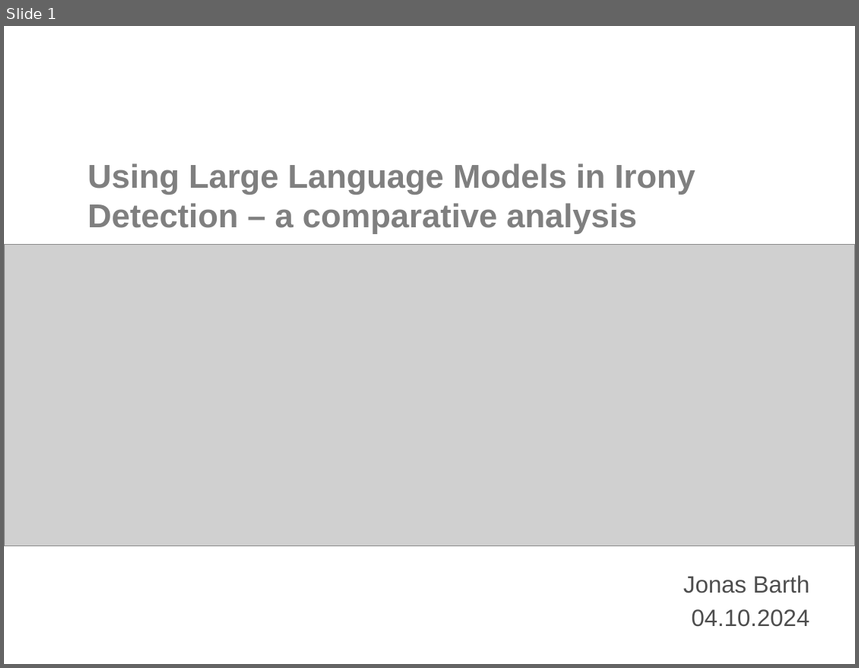
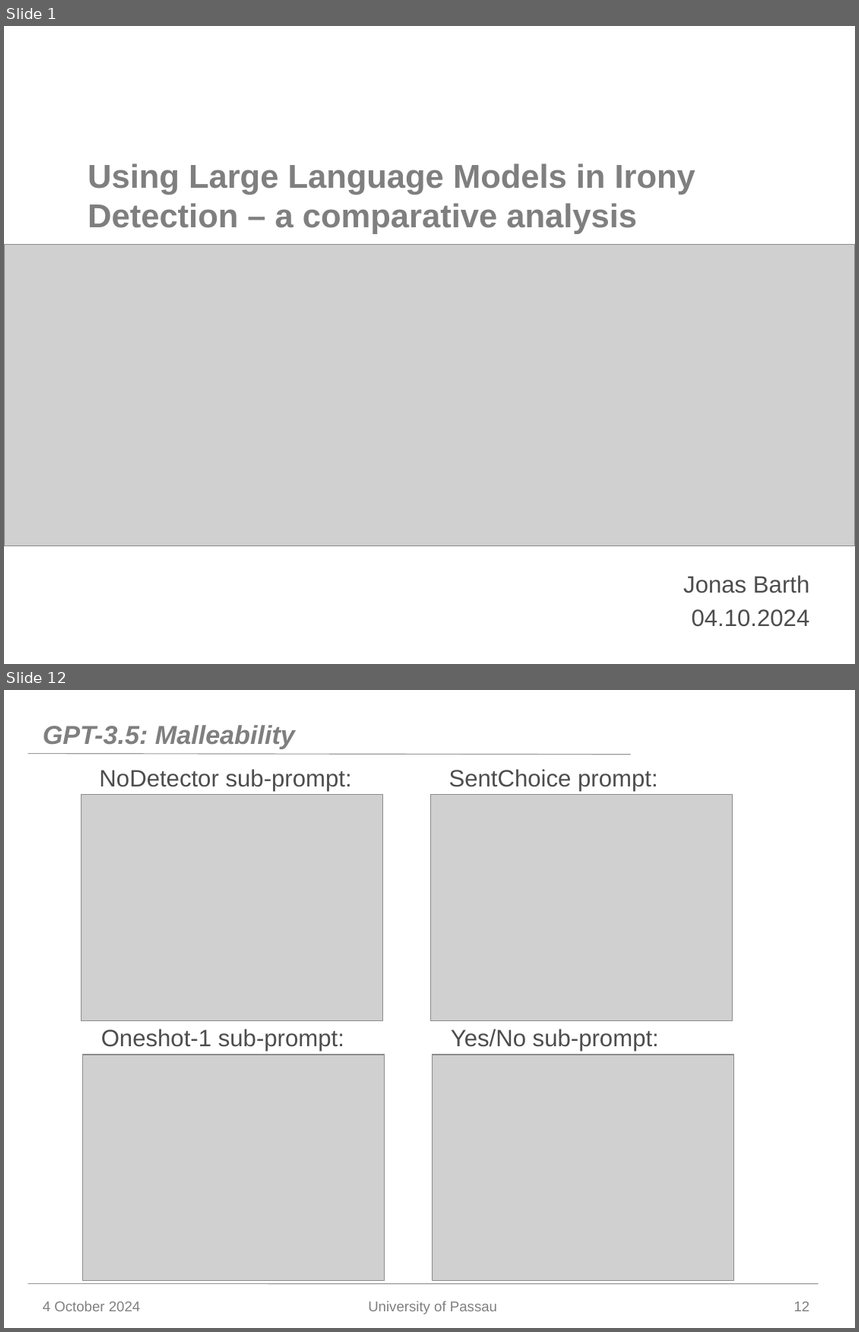
Before and after one commit to Jonas-Barth/bachelor, a slide deck: Writing/Präsentation.pptx. Shown one above the other, each under a label of ours: slide 1 before the commit, slides 1 and 12 after it; the slides between them are not shown. The pictures are 859x668 and 859x1332 pixels, drawn with LibreOffice and Linux fonts; fonts in the diff are those of the drawing; grey boxes stand for pictures; background and template pictures are left out. Boxes give left, top, right and bottom in pixels: in the first picture for what was removed or moved away, otherwise in the second. Text is boxed around its words. In the diff, an @@ line names an element or a change of style, - is before the commit and + after.

```diff
--- a/Writing/Präsentation.pptx
+++ b/Writing/Präsentation.pptx
@@ slide 12 added at box(4, 690, 855, 1328), background #FFFFFF @@
@@ title added at box(43, 725, 295, 749), 22 pt, text #7F7F7F, bold, italic @@
+GPT-3.5: Malleability
@@ line added from (28, 754) to (630, 755), #999F9E 0.75 pt @@
@@ text added at box(99, 769, 352, 791), 20 pt, text #4D4D4D @@
+NoDetector sub-prompt:
@@ text added at box(449, 769, 658, 791), 20 pt, text #4D4D4D @@
+SentChoice prompt:
@@ picture added at box(82, 795, 384, 1021) @@
@@ picture added at box(430, 795, 733, 1021) @@
@@ text added at box(101, 1029, 344, 1051), 20 pt, text #4D4D4D @@
+Oneshot-1 sub-prompt:
@@ text added at box(451, 1029, 659, 1051), 20 pt, text #4D4D4D @@
+Yes/No sub-prompt:
@@ picture added at box(83, 1055, 386, 1281) @@
@@ picture added at box(432, 1055, 734, 1281) @@
@@ line added from (28, 1284) to (819, 1284), #999F9E 0.75 pt @@
@@ text added at box(43, 1301, 140, 1312), 12 pt, text #7F7F7F @@
+4 October 2024
@@ text added at box(368, 1301, 497, 1315), 12 pt, text #7F7F7F @@
+University of Passau
@@ page number added at box(794, 1302, 810, 1312), 12 pt, text #7F7F7F @@
+12
```
Also in this commit, not shown: 8 slides changed, 11 other slides added, 2 slides removed.
